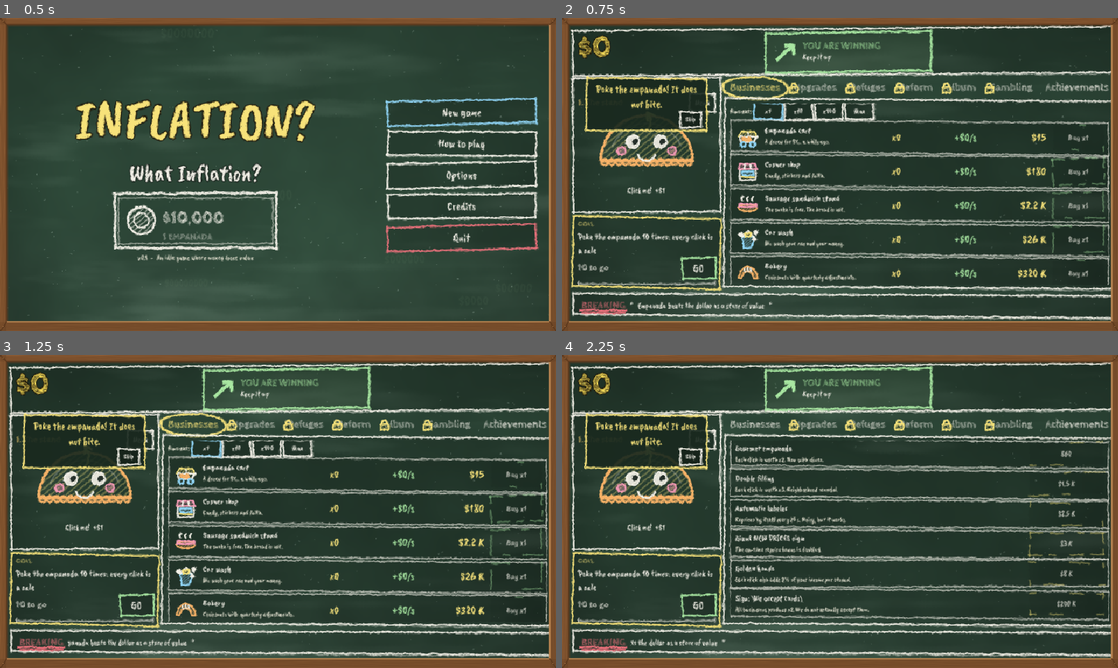
Above: before the commit, frames 1-4 (two rows, left to right).
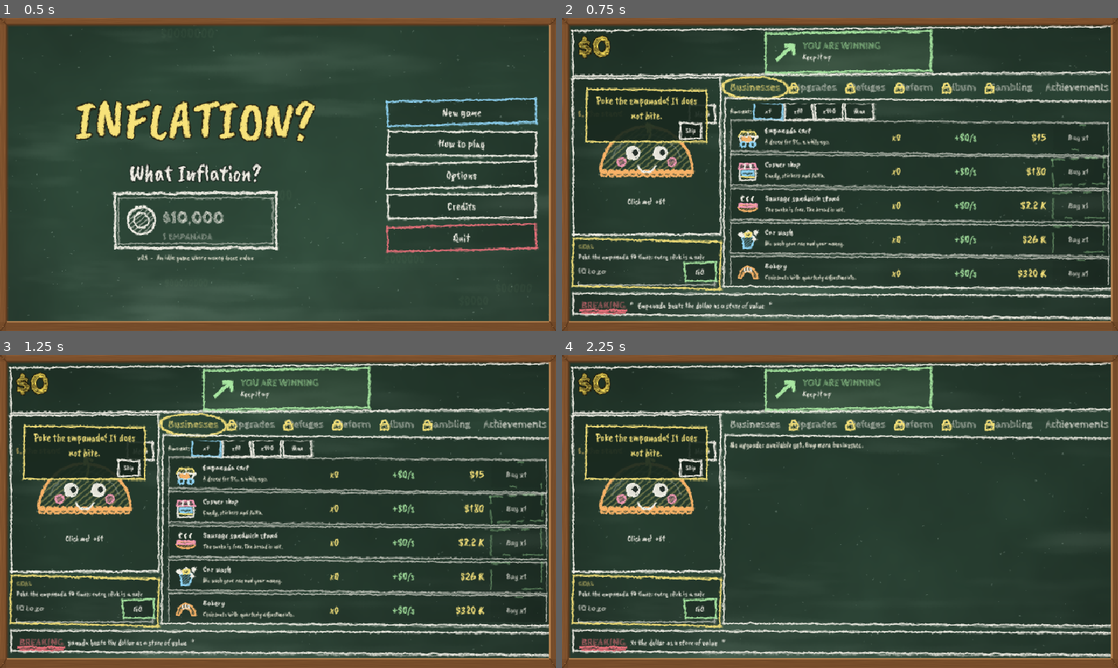
Above: after the commit, the same moments.

Repository: agusmoscato/INFLATION-What-Inflation-
Game: Godot game, scene res://scenes/Main.tscn
The game is run twice, just before and just after one commit, with the same random seed, the same clock (stepped at 60 frames per second) and the same inputs.
Inputs:
- Up to frame 1 (0.5 s): no input
- Up to frame 2 (0.75 s): click "New game" at 0.5 s
- Up to frame 3 (1.25 s): no input
- Up to frame 4 (2.25 s): click "Businesses" at 1.25 s; click "Upgrades" at 2 s

Frame 1 is identical in both runs. In frame 2, 6.1% of the frame differs, in the area x 1-29%, y 18-88%; in frame 3, 6.1%; in frame 4, 15%, in the area x 1-99%, y 18-88%.

Commit message:
Ritmo de desbloqueos: una mecanica nueva cada 2 min o mas y solo si se uso la anterior (inflacion min 2, remarcar min 4, mejoras min 6, figuritas min 9, resto por era); objetivos reordenados; simulador verifica el ritmo
Co-Authored-By: Claude Sonnet 5.5 <noreply@anthropic.com>

Diff:
--- a/data/balance.json
+++ b/data/balance.json
@@ -29,6 +29,7 @@
   "offline_step": 10.0,
   "offline_inflation_speed": 0.5,
   "offline_max_months": 12,
+  "pacing": {"inflation_at": 120, "remark_at": 240, "upgrades_at": 360, "album_at": 540, "gap_early": 120, "gap_late": 150, "use_inflation_s": 45, "use_fallback_s": 150},
   "autosave_seconds": 30.0,
   "measure_reduction": 0.2,
   "measures": ["1e25", "1e26", "1e27", "5e27", "2e28"],
--- a/scripts/core/advisor.gd
+++ b/scripts/core/advisor.gd
@@ -21,8 +21,8 @@
 	if EconomyLogic.tutorial_step(m) == 0:
 		return {"kind": "click", "id": "", "why": "adv.click"}
 	# precios viejos: remarcar es plata regalada
-	var tutorial_remark: bool = EconomyLogic.tutorial_step(m) == 3      # el tutorial pide remarcar aunque todavía sea poquito
-	if EconomyLogic.needs_remark(m) and m.remark_cd <= 0.0 and (lag(m) >= REMARK_MIN_LAG or tutorial_remark or m.remark_window > 0.0):
+	var tutorial_remark: bool = EconomyLogic.tutorial_step(m) == 4      # el tutorial pide remarcar aunque todavía sea poquito
+	if Unlocks.has(m, "remark") and EconomyLogic.needs_remark(m) and m.remark_cd <= 0.0 and (lag(m) >= REMARK_MIN_LAG or tutorial_remark or m.remark_window > 0.0):
 		return {"kind": "remark", "id": "", "why": "adv.remark"}
 	# mecánica nueva todavía sin abrir
 	for f in Unlocks.FEATURES:
@@ -42,7 +42,7 @@
 	# no alcanza para nada: juntar plata. Tocar la empanada solo sirve mientras el clic pesa frente al ingreso por segundo.
 	var click_v: float = EconomyLogic.click_value(m).to_float()
 	var inc: float = EconomyLogic.income_per_sec(m).to_float()
-	if m.total_businesses() == 0 or (m.era <= 2 and inc < click_v * 20.0):
+	if m.total_businesses() == 0:
 		return {"kind": "click", "id": "", "why": "adv.click"}
 	return {"kind": "objective", "id": "", "why": "adv.wait"}
 
--- a/scripts/core/economy_logic.gd
+++ b/scripts/core/economy_logic.gd
@@ -252,6 +252,8 @@
 #  Mejoras
 # =====================================================================
 static func upgrade_visible(m: GameModel, u: Dictionary) -> bool:
+	if not Unlocks.has(m, "upgrades"):
+		return false      # las mejoras recién aparecen en el minuto 6 (ver Unlocks)
 	if m.upgrades.has(u["id"]) or int(u["era"]) > m.era:
 		return false
 	if int(u["req_owned"]) > 0 and m.owned_count(u["biz"]) < int(u["req_owned"]):
@@ -823,20 +825,40 @@
 # =====================================================================
 #  Tutorial (los pasos se deducen del estado de la partida)
 # =====================================================================
-const TUTORIAL_STEPS: int = 4
-
-
-## 0 clic, 1 comprar el carrito, 2 mirar la inflación, 3 remarcar; TUTORIAL_STEPS = completado.
+const TUTORIAL_STEPS: int = 5
+## Cuánto dura en pantalla la nota que presenta la inflación (después se calla hasta que llegue el momento de remarcar).
+const INFLATION_NOTE_SECONDS: float = 30.0
+
+
+## 0 clic, 1 comprar el carrito, 2 comprar el kiosco, 3 presentar la inflación, 4 remarcar; TUTORIAL_STEPS = completado.
+## Los pasos 3 y 4 esperan a que se desbloquee su mecánica (ver Unlocks): primero el negocio, después la inflación y recién
+## más tarde remarcar.
 static func tutorial_step(m: GameModel) -> int:
+	if m.era > 1 or m.reforms > 0:
+		return TUTORIAL_STEPS
 	if m.clicks < 3:
 		return 0
 	if m.total_businesses() < 1:
 		return 1
-	if m.month_count < 1:
+	if m.remarks >= 1:
+		return TUTORIAL_STEPS
+	if Unlocks.has(m, "remark"):
+		return 4
+	if Unlocks.has(m, "inflation") and m.time_played - Unlocks.time_of(m, "inflation") <= INFLATION_NOTE_SECONDS:
+		return 3
+	if m.owned_count("kiosco") < 1:
 		return 2
-	if m.remarks < 1:
-		return 3
-	return TUTORIAL_STEPS
+	return 3
+
+
+
+## ¿El paso actual todavía no está "a tiempo" de mostrarse? (entonces no hay nota de tutorial en pantalla)
+static func tutorial_waiting(m: GameModel) -> bool:
+	if tutorial_step(m) != 3:
+		return false
+	if not Unlocks.has(m, "inflation"):
+		return true
+	return m.time_played - Unlocks.time_of(m, "inflation") > INFLATION_NOTE_SECONDS
 
 
 # =====================================================================
--- a/scripts/core/game_model.gd
+++ b/scripts/core/game_model.gd
@@ -215,7 +215,7 @@
 	obj_index = int(d.get("obj_index", 0))
 	unlocked = {}
 	for k in d.get("unlocked", {}):
-		unlocked[k] = true
+		unlocked[k] = d["unlocked"][k]      # true, o el segundo de juego en que se desbloqueó
 	real_ref = BigNumber.from_string(str(d.get("real_ref", "0")))
 	stickers = {}
 	for k in d.get("stickers", {}):
--- a/scripts/core/objective_logic.gd
+++ b/scripts/core/objective_logic.gd
@@ -8,16 +8,16 @@
 const LIST: Array = [
 	{"id": "click10", "kind": "clicks", "n": 10},
 	{"id": "cart", "kind": "money_biz", "biz": "empanadas"},
-	{"id": "inflation", "kind": "months", "n": 1},
-	{"id": "remark", "kind": "remarks", "n": 1},
 	{"id": "cart3", "kind": "own", "biz": "empanadas", "n": 3},
-	{"id": "click1", "kind": "upg_id", "upg": "click1"},
-	{"id": "cart5", "kind": "own", "biz": "empanadas", "n": 5},
-	{"id": "cart_a", "kind": "upg_id", "upg": "empanadas_a"},
 	{"id": "kiosk", "kind": "money_biz", "biz": "kiosco"},
 	{"id": "kiosk2", "kind": "own", "biz": "kiosco", "n": 2},
+	{"id": "inflation", "kind": "months", "n": 5},
+	{"id": "cart5", "kind": "own", "biz": "empanadas", "n": 5},
 	{"id": "kiosk3", "kind": "own", "biz": "kiosco", "n": 3},
+	{"id": "remark", "kind": "remarks", "n": 1},
 	{"id": "kiosk4", "kind": "own", "biz": "kiosco", "n": 4},
+	{"id": "click1", "kind": "upg_id", "upg": "click1"},
+	{"id": "cart_a", "kind": "upg_id", "upg": "empanadas_a"},
 	{"id": "kiosk5", "kind": "own", "biz": "kiosco", "n": 5},
 	{"id": "kiosk_a", "kind": "upg_id", "upg": "kiosco_a"},
 	{"id": "kiosk6", "kind": "own", "biz": "kiosco", "n": 6},
@@ -231,9 +231,9 @@
 				return 0.0
 			return _eta_money(m, EconomyLogic.business_cost(m, def, missing))
 		"upg_id":
-			return _eta_money(m, EconomyLogic.upgrade_cost(m, GameData.upgrades[GameData.upgrade_idx[str(o["upg"])]]))
+			return _eta_money(m, EconomyLogic.upgrade_cost(m, GameData.upgrades[GameData.upgrade_idx[str(o["upg"])]])) + Unlocks.time_left(m, "upgrades")
 		"months": return maxf(0.0, float(int(o["n"]) - m.month_count) * EconomyLogic.B("month_seconds") - m.month_progress)
-		"remarks": return EconomyLogic.B("month_seconds") - m.month_progress
+		"remarks": return maxf(EconomyLogic.B("month_seconds") - m.month_progress, Unlocks.time_left(m, "remark"))
 		"refuge": return 0.0 if EconomyLogic.refuges_unlocked(m) and not m.money.is_zero() else INF
 		"events": return maxf(0.0, m.event_timer) + 10.0
 		"packs", "scratches": return 20.0
@@ -292,7 +292,9 @@
 			var u: Dictionary = GameData.upgrades[GameData.upgrade_idx[uid]]
 			var ucost: BigNumber = EconomyLogic.upgrade_cost(m, u)
 			r["go"] = {"kind": "upgrade", "id": uid}
-			if m.money.ge(ucost):
+			if not Unlocks.has(m, "upgrades"):
+				r["need"] = "wait"
+			elif m.money.ge(ucost):
 				r["ready"] = true
 			else:
 				r["need"] = "money"
@@ -301,12 +303,14 @@
 			r["need"] = "count"
 			r["n"] = maxi(0, int(o["n"]) - m.upgrades.size())
 			r["go"] = {"kind": "tab", "id": 1}
+			if not Unlocks.has(m, "upgrades"):
+				r["need"] = "wait"
 		"months":
 			r["need"] = "wait"
 			r["n"] = maxi(0, int(o["n"]) - m.month_count)
 		"remarks":
 			r["go"] = {"kind": "remark"}
-			if EconomyLogic.needs_remark(m):
+			if EconomyLogic.needs_remark(m) and Unlocks.has(m, "remark"):
 				r["ready"] = true
 			else:
 				r["need"] = "wait"
@@ -327,4 +331,7 @@
 			r["ready"] = Unlocks.has(m, "reform")
 		_:
 			r["need"] = "wait"
+	# nada que tocar mientras hay que esperar o mientras la mecánica todavía no se desbloqueó
+	if str(r["need"]) == "wait" or (str(r["need"]) == "none" and not bool(r["ready"])):
+		r["go"] = {}
 	return r
--- a/scripts/core/unlocks.gd
+++ b/scripts/core/unlocks.gd
@@ -1,43 +1,99 @@
 class_name Unlocks
 extends RefCounted
 ## Desbloqueo progresivo: cada mecánica aparece sola en su momento (y se anuncia una vez).
+##
+## Ritmo (data/balance.json > pacing): como mucho UNA mecánica nueva cada 2 minutos o más, y solo cuando el jugador ya
+## usó la anterior. Cadena: empanada -> carrito -> kiosco -> inflación (min 2) -> remarcar (min 4) -> mejoras (min 6) ->
+## figuritas (min 9) -> refugios -> eventos -> timba -> reforma (por era, una cada 2,5 min) -> quiniela y dólar (Era 3).
+## Las partidas viejas (Era 2 o con reformas) tienen todo desbloqueado.
 
-## Orden de anuncio. "tab" = pestaña que se desbloquea (para la flecha).
-const FEATURES: Array = ["upgrades", "album", "events", "refuges", "reform", "timba", "quiniela", "dollar"]
+## Orden de la cadena. "tab" = pestaña que se desbloquea (para la flecha).
+const FEATURES: Array = ["inflation", "remark", "upgrades", "album", "refuges", "events", "timba", "reform", "quiniela", "dollar"]
 const TAB_OF: Dictionary = {"upgrades": 1, "refuges": 2, "reform": 3, "album": 4, "timba": 5, "quiniela": 5, "dollar": 5}
 
 
+static func _p(key: String) -> float:
+	return float(GameData.balance["pacing"][key])
+
+
+## Tiempo (s de juego) en que se anunció la mecánica; 0 si no consta.
+static func time_of(m: GameModel, f: String) -> float:
+	var v: Variant = m.unlocked.get(f, 0.0)
+	return float(v) if (v is float or v is int) else 0.0
+
+
+## ¿Ya "usó" la mecánica anterior? (o pasó el tiempo suficiente como para no trabar a nadie)
+static func used(m: GameModel, f: String) -> bool:
+	var since: float = m.time_played - time_of(m, f)
+	match f:
+		"inflation": return since >= _p("use_inflation_s")
+		"remark": return m.remarks >= 1 or since >= _p("use_fallback_s")
+		"upgrades": return m.upgrades.size() >= 1 or since >= _p("use_fallback_s")
+		"album": return m.packs_opened >= 1 or since >= _p("use_fallback_s")
+	return since >= _p("gap_late")
+
+
+static func _old_save(m: GameModel) -> bool:
+	return m.era >= 2 or m.reforms > 0
+
+
 static func is_met(m: GameModel, f: String) -> bool:
+	var t: float = m.time_played
 	match f:
-		"upgrades": return m.total_businesses() >= 1 or m.era >= 2 or m.reforms > 0
-		"album": return m.owned_count("kiosco") >= 1 or m.era >= 2 or m.reforms > 0
-		"events": return m.era >= 2
-		"refuges": return m.era >= 2 or m.reforms > 0
-		"reform": return m.era >= 2
-		"timba": return m.era >= 2
-		"quiniela": return m.era >= 3 and not m.demo_mode
-		"dollar": return m.era >= 3 and not m.demo_mode
+		"inflation": return _old_save(m) or (m.total_businesses() >= 1 and t >= _p("inflation_at"))
+		"remark": return _old_save(m) or (m.unlocked.has("inflation") and used(m, "inflation") and t >= _p("remark_at"))
+		"upgrades": return _old_save(m) or (m.unlocked.has("remark") and used(m, "remark") and t >= _p("upgrades_at"))
+		"album": return _old_save(m) or (m.unlocked.has("upgrades") and used(m, "upgrades") and m.owned_count("kiosco") >= 1 and t >= _p("album_at"))
+		"refuges": return m.unlocked.has("album") and _old_save(m)
+		"events": return m.unlocked.has("refuges") and m.era >= 2
+		"timba": return m.unlocked.has("events") and m.era >= 2
+		"reform": return m.unlocked.has("timba") and m.era >= 2
+		"quiniela": return m.era >= 3 and not m.demo_mode and m.unlocked.has("timba")
+		"dollar": return m.era >= 3 and not m.demo_mode and m.unlocked.has("timba")
 	return false
 
 
 ## ¿Está disponible la mecánica? (una vez anunciada queda disponible aunque el estado cambie)
 static func has(m: GameModel, f: String) -> bool:
-	return m.unlocked.has(f) or is_met(m, f)
+	return m.unlocked.has(f)
 
 
-## Anuncia las mecánicas que se acaban de cumplir. Devuelve sus ids.
+## Separación mínima (s) desde el último anuncio: la cadena temprana va más seguido que la tardía.
+static func gap_for(f: String) -> float:
+	return _p("gap_early") if ["inflation", "remark", "upgrades", "album"].has(f) else _p("gap_late")
+
+
+## Segundos que faltan (como mucho) hasta que `f` pueda desbloquearse por tiempo; 0 si ya se puede o depende de otra cosa.
+static func time_left(m: GameModel, f: String) -> float:
+	if m.unlocked.has(f):
+		return 0.0
+	var need: float = 0.0
+	match f:
+		"inflation": need = _p("inflation_at")
+		"remark": need = _p("remark_at")
+		"upgrades": need = _p("upgrades_at")
+		"album": need = _p("album_at")
+	return maxf(0.0, need - m.time_played)
+
+
+## Anuncia como mucho UNA mecánica nueva por llamada (y no antes de la separación mínima). Devuelve sus ids.
 static func update(m: GameModel) -> Array:
-	var fresh: Array = []
+	var last: float = 0.0
+	for k in m.unlocked:
+		last = maxf(last, time_of(m, str(k)))
 	for f in FEATURES:
-		if not m.unlocked.has(f) and is_met(m, f):
-			m.unlocked[f] = true
-			fresh.append(f)
+		if m.unlocked.has(f):
+			continue
+		if is_met(m, f) and (m.time_played - last >= gap_for(f) or last <= 0.0):
+			m.unlocked[f] = m.time_played
 			m.push("unlock", [f])
-	return fresh
+			return [f]
+		break      # la cadena es ordenada: si la siguiente no está lista, las demás esperan
+	return []
 
 
 ## Marca como ya vistas las mecánicas actuales sin anunciarlas (al cargar una partida vieja).
 static func sync_silent(m: GameModel) -> void:
 	for f in FEATURES:
-		if is_met(m, f):
-			m.unlocked[f] = true
+		if not m.unlocked.has(f) and is_met(m, f):
+			m.unlocked[f] = m.time_played
--- a/scripts/ui/objective_note.gd
+++ b/scripts/ui/objective_note.gd
@@ -20,32 +20,33 @@
 func _init() -> void:
 	add_theme_stylebox_override("panel", UIKit.chalk_box(Chalk.YELLOW, Color(0, 0, 0, 0.2), 2.6))
 	var v: VBoxContainer = VBoxContainer.new()
-	v.add_theme_constant_override("separation", 4)
+	v.add_theme_constant_override("separation", 2)
 	add_child(v)
 	_title = UIKit.label(tr("ui.obj.title"), 15, Chalk.YELLOW, HORIZONTAL_ALIGNMENT_LEFT, true)
 	v.add_child(_title)
-	_text = UIKit.label("", 18, Chalk.WHITE)
+	_text = UIKit.label("", 14, Chalk.WHITE)
 	_text.autowrap_mode = TextServer.AUTOWRAP_WORD_SMART
 	_text.custom_minimum_size = Vector2(250, 0)
 	v.add_child(_text)
 	var row: HBoxContainer = HBoxContainer.new()
 	row.add_theme_constant_override("separation", 8)
 	v.add_child(row)
-	_status = UIKit.label("", 20, Chalk.WHITE, HORIZONTAL_ALIGNMENT_LEFT, true)
+	_status = UIKit.label("", 18, Chalk.WHITE, HORIZONTAL_ALIGNMENT_LEFT, true)
 	_status.size_flags_horizontal = Control.SIZE_EXPAND_FILL
 	_status.autowrap_mode = TextServer.AUTOWRAP_WORD_SMART
+	_status.custom_minimum_size = Vector2(110, 0)
 	row.add_child(_status)
 	_go_btn = Button.new()
 	_go_btn.text = tr("ui.obj.go")
-	_go_btn.custom_minimum_size = Vector2(76, 44)
-	UIKit.style_button(_go_btn, UIKit.C_GREEN.darkened(0.2), 20)
+	_go_btn.custom_minimum_size = Vector2(70, 38)
+	UIKit.style_button(_go_btn, UIKit.C_GREEN.darkened(0.2), 17)
 	_go_btn.pressed.connect(func() -> void: go_pressed.emit(_go))
 	row.add_child(_go_btn)
 	_bar = ChalkBar.new()
 	_bar.fill_color = Chalk.YELLOW
-	_bar.custom_minimum_size = Vector2(0, 12)
+	_bar.custom_minimum_size = Vector2(0, 8)
 	v.add_child(_bar)
-	_micro = UIKit.label("", 15, Chalk.GREEN)
+	_micro = UIKit.label("", 13, Chalk.GREEN)
 	_micro.autowrap_mode = TextServer.AUTOWRAP_WORD_SMART
 	_micro.custom_minimum_size = Vector2(250, 0)
 	_micro.visible = false
--- a/tests/suites/test_clarity.gd
+++ b/tests/suites/test_clarity.gd
@@ -27,6 +27,8 @@
 	mr.money = BigNumber.from_float(100.0)
 	EconomyLogic.buy_business(mr, "empanadas", 1)
 	mr.price_level = mr.price_level.mul_f(2.0)
+	mr.unlocked["inflation"] = 100.0
+	mr.unlocked["remark"] = 200.0
 	t.eq(Advisor.recommend(mr)["kind"], "remark", "con los precios al 50 % se destaca remarcar")
 	t.check(Advisor.lag(mr) > 0.4, "atraso medido")
 	# mecánica nueva sin abrir: se destaca la pestaña hasta abrirla
@@ -34,11 +36,10 @@
 	for i in range(3):
 		EconomyLogic.do_click(mt)
 	mt.money = BigNumber.zero()
-	mt.era = 2
-	Unlocks.update(mt)
+	mt.unlocked["upgrades"] = 100.0      # recién desbloqueada y todavía sin abrir
 	var rt: Dictionary = Advisor.recommend(mt, [])
 	t.eq(rt["kind"], "tab", "pestaña nueva destacada")
-	var rt2: Dictionary = Advisor.recommend(mt, [1, 2, 3, 4, 5])
+	var rt2: Dictionary = Advisor.recommend(mt, [1])
 	t.check(rt2["kind"] != "tab", "ya abiertas, deja de destacarse")
 
 	# --- objetivo accionable ---
--- a/tests/suites/test_economy.gd
+++ b/tests/suites/test_economy.gd
@@ -2,7 +2,9 @@
 
 
 func _fresh() -> GameModel:
-	return GameModel.new(42)
+	var fm: GameModel = GameModel.new(42)
+	fm.unlocked["upgrades"] = true      # los tests de economía compran mejoras desde el primer minuto
+	return fm
 
 
 func run(t) -> void:
@@ -139,9 +141,21 @@
 	t.eq(EconomyLogic.tutorial_step(mt), 1, "tutorial: luego comprar el carrito")
 	mt.money = BigNumber.from_float(100.0)
 	EconomyLogic.buy_business(mt, "empanadas", 1)
-	t.eq(EconomyLogic.tutorial_step(mt), 2, "tutorial: luego mirar la inflación")
+	t.eq(EconomyLogic.tutorial_step(mt), 2, "tutorial: luego comprar el kiosco")
+	mt.money = BigNumber.from_float(1000.0)
+	EconomyLogic.buy_business(mt, "kiosco", 1)
+	t.eq(EconomyLogic.tutorial_step(mt), 3, "tutorial: luego presentar la inflación")
+	t.check(EconomyLogic.tutorial_waiting(mt), "la nota de inflación espera a que se desbloquee")
+	mt.time_played = 130.0
+	Unlocks.update(mt)
+	t.check(Unlocks.has(mt, "inflation"), "minuto 2: se desbloquea la inflación")
+	t.check(not EconomyLogic.tutorial_waiting(mt), "la nota de inflación se muestra al desbloquearse")
+	mt.time_played = 130.0 + EconomyLogic.INFLATION_NOTE_SECONDS + 1.0
+	t.check(EconomyLogic.tutorial_waiting(mt), "y se calla a los 30 s")
+	mt.time_played = 250.0
+	Unlocks.update(mt)
+	t.eq(EconomyLogic.tutorial_step(mt), 4, "tutorial: luego remarcar (minuto 4)")
 	EconomyLogic.month_end(mt)
-	t.eq(EconomyLogic.tutorial_step(mt), 3, "tutorial: luego remarcar")
 	mt.remark_window = 5.0
 	EconomyLogic.remark(mt, true)
 	t.eq(EconomyLogic.tutorial_step(mt), EconomyLogic.TUTORIAL_STEPS, "tutorial: completado")
--- a/tests/suites/test_objectives.gd
+++ b/tests/suites/test_objectives.gd
@@ -13,7 +13,7 @@
 	m.money = BigNumber.from_float(50.0)
 	EconomyLogic.buy_business(m, "empanadas", 1)
 	ObjectiveLogic.update(m)
-	t.eq(ObjectiveLogic.current(m)["id"], "inflation", "luego esperar el primer aumento")
+	t.eq(ObjectiveLogic.current(m)["id"], "cart3", "luego tres carritos")
 	# el índice solo avanza: reformar no hace retroceder la cadena
 	var idx: int = m.obj_index
 	m.owned = {}
@@ -28,21 +28,67 @@
 		t.check(I18n.has_key("obj." + str(o["id"]), "es") and I18n.has_key("obj." + str(o["id"]), "en"), "texto del objetivo " + str(o["id"]))
 	var last: Dictionary = ObjectiveLogic.LIST[ObjectiveLogic.count() - 1]
 	t.eq(last["kind"], "won", "el último objetivo es ganar")
-	# desbloqueos
+	# desbloqueos: una mecánica nueva cada 2 o 3 minutos, solo cuando se usó la anterior
 	var mu: GameModel = GameModel.new(9)
+	t.check(not Unlocks.has(mu, "inflation"), "la inflación no está al empezar")
 	t.check(not Unlocks.has(mu, "refuges"), "refugios bloqueados al inicio")
 	t.check(not Unlocks.has(mu, "timba"), "timba bloqueada al inicio")
+	mu.time_played = 125.0
+	t.check(Unlocks.update(mu).is_empty(), "sin ningún negocio no se desbloquea la inflación")
+	mu.owned["kiosco"] = 1
+	t.eq(Unlocks.update(mu), ["inflation"], "minuto 2 con un negocio: inflación")
+	mu.time_played = 235.0
+	t.check(Unlocks.update(mu).is_empty(), "remarcar espera al minuto 4")
+	mu.time_played = 245.0
+	t.eq(Unlocks.update(mu), ["remark"], "minuto 4: remarcar")
+	mu.time_played = 355.0
+	t.check(Unlocks.update(mu).is_empty(), "mejoras esperan al minuto 6")
+	mu.remarks = 1
+	mu.time_played = 365.0
+	t.eq(Unlocks.update(mu), ["upgrades"], "minuto 6: mejoras (después de remarcar)")
+	mu.time_played = 530.0
+	t.check(Unlocks.update(mu).is_empty(), "figuritas esperan al minuto 9")
+	mu.upgrades["click1"] = true
+	mu.time_played = 545.0
+	t.eq(Unlocks.update(mu), ["album"], "minuto 9: figuritas (después de comprar una mejora)")
+	# si el jugador no usa la mecánica anterior, igual se destraba pasado un rato (nadie se queda trabado)
+	var mf: GameModel = GameModel.new(9)
+	mf.unlocked["inflation"] = 100.0
+	mf.unlocked["remark"] = 200.0
+	mf.time_played = 330.0
+	t.check(not Unlocks.used(mf, "remark"), "sin remarcar todavía no se usó")
+	mf.time_played = 360.0
+	t.check(Unlocks.used(mf, "remark"), "pasados 150 s se considera usada (no traba a nadie)")
 	mu.era = 2
-	var fresh: Array = Unlocks.update(mu)
-	t.check(fresh.has("refuges") and fresh.has("timba") and fresh.has("reform") and fresh.has("events"), "la Era 2 desbloquea refugios, eventos, reforma y timba")
-	t.check(Unlocks.update(mu).is_empty(), "no se anuncia dos veces")
+	mu.time_played = 600.0
+	t.check(Unlocks.update(mu).is_empty(), "ni siquiera en Era 2 se desbloquea todo junto")
+	var order: Array = []
+	var clock: float = 700.0
+	while order.size() < 4 and clock < 3000.0:
+		mu.time_played = clock
+		for f in Unlocks.update(mu):
+			order.append([f, clock])
+		clock += 10.0
+	t.eq(str(order.map(func(p: Array) -> String: return p[0])), str(["refuges", "events", "timba", "reform"]), "Era 2: refugios, eventos, timba y reforma, de a uno")
+	for i in range(1, order.size()):
+		t.check(float(order[i][1]) - float(order[i - 1][1]) >= 150.0, "separación mínima entre %s y %s" % [order[i - 1][0], order[i][0]])
 	t.check(not Unlocks.has(mu, "quiniela"), "la quiniela espera a la Era 3")
 	mu.era = 3
+	mu.time_played = clock + 200.0
+	Unlocks.update(mu)
+	mu.time_played += 200.0
+	Unlocks.update(mu)
 	t.check(Unlocks.has(mu, "quiniela") and Unlocks.has(mu, "dollar"), "Era 3: quiniela y timba del dólar")
 	var md: GameModel = GameModel.new(9)
 	md.demo_mode = true
 	md.era = 3
+	Unlocks.sync_silent(md)
 	t.check(not Unlocks.has(md, "quiniela"), "la demo no incluye la quiniela")
+	# una partida vieja (Era 2) lo tiene todo desbloqueado de entrada
+	var mold: GameModel = GameModel.new(9)
+	mold.era = 3
+	Unlocks.sync_silent(mold)
+	t.check(Unlocks.has(mold, "upgrades") and Unlocks.has(mold, "album") and Unlocks.has(mold, "reform") and Unlocks.has(mold, "quiniela"), "partida vieja: todo desbloqueado")
 	# ¿le ganás a la inflación?
 	var mr: GameModel = GameModel.new(9)
 	mr.money = BigNumber.from_float(500.0)
--- a/tests/suites/test_save.gd
+++ b/tests/suites/test_save.gd
@@ -8,6 +8,7 @@
 	m.money = BigNumber.from_float(1e6)
 	EconomyLogic.buy_business(m, "empanadas", 10)
 	EconomyLogic.buy_business(m, "kiosco", 3)
+	m.unlocked["upgrades"] = true
 	EconomyLogic.buy_upgrade(m, "click1")
 	m.era = 2
 	m.album.append(0)
--- a/tools/simulate.gd
+++ b/tools/simulate.gd
@@ -62,7 +62,7 @@
 	var purchases: int = 0
 	for t in range(total):
 		EconomyLogic.do_click(m)
-		if m.remark_window > 0.0 and EconomyLogic.needs_remark(m):
+		if Unlocks.has(m, "remark") and m.remark_window > 0.0 and EconomyLogic.needs_remark(m):
 			EconomyLogic.remark(m, true)
 		_event_policy(m)
 		var saving: bool = false
@@ -223,9 +223,10 @@
 	var max_streak: int = 0
 	var streak_at: int = 0
 	var micro_secs: int = 0
+	var unlock_log: Array = []     # [[segundo, mecanica], ...]
 	for t in range(TOTAL):
 		EconomyLogic.do_click(m)
-		if m.remark_window > 0.0 and EconomyLogic.needs_remark(m):
+		if Unlocks.has(m, "remark") and m.remark_window > 0.0 and EconomyLogic.needs_remark(m):
 			EconomyLogic.remark(m, true)
 		if t % 2 == 0:
 			var cur: Dictionary = ObjectiveLogic.current(m)
@@ -241,6 +242,8 @@
 				guard += 1
 		EconomyLogic.tick(m, 1.0)
 		for n in m.notifications:
+			if n["sig"] == "unlock":
+				unlock_log.append([t, str(n["args"][0])])
 			if n["sig"] == "objective_done":
 				max_gap = maxf(max_gap, float(t) - last_t)
 				done.append([t, str(n["args"][0])])
@@ -272,7 +275,24 @@
 	print("Objetivos cumplidos: %d | mayor espera entre objetivos cumplidos: %.0f s" % [done.size(), max_gap])
 	print("Segundos en los que el objetivo tardaba mas de 60 s y se mostro una 'meta chica': %d" % micro_secs)
 	print("Mayor tramo SIN nada alcanzable: %d s (en el segundo %d)" % [max_streak, streak_at])
-	var ok: bool = max_streak <= int(MAX_GAP)
+	# ritmo de desbloqueos: como mucho una mecánica cada 2 minutos y en el orden pensado
+	print("Desbloqueos (segundo, mecánica):")
+	var pace_ok: bool = true
+	var expect: Array = ["inflation", "remark", "upgrades", "album"]
+	for i in range(unlock_log.size()):
+		var u: Array = unlock_log[i]
+		print("  %4d s (min %.1f)  %s" % [u[0], float(u[0]) / 60.0, u[1]])
+		if i > 0 and float(u[0]) - float(unlock_log[i - 1][0]) < 120.0:
+			print("    ^ demasiado pegado al anterior (< 120 s)")
+			pace_ok = false
+		if i < expect.size() and str(u[1]) != expect[i]:
+			print("    ^ se esperaba %s" % expect[i])
+			pace_ok = false
+	if unlock_log.size() < 4:
+		print("  (faltan desbloqueos de la cadena temprana en %d min)" % [TOTAL / 60])
+		pace_ok = false
+	print("Ritmo de desbloqueos: %s" % ("PASA" if pace_ok else "FALLA"))
+	var ok: bool = max_streak <= int(MAX_GAP) and pace_ok
 	print("RESULTADO: %s (limite %d s sin objetivo alcanzable)" % ["PASA" if ok else "FALLA", int(MAX_GAP)])
 	var f: FileAccess = FileAccess.open("res://docs/qa_newplayer.csv", FileAccess.WRITE)
 	if f != null:
Not shown, changed: i18n/clarity.txt
Not shown, changed: i18n/gameplay.txt
Not shown, changed: i18n/translations.txt
